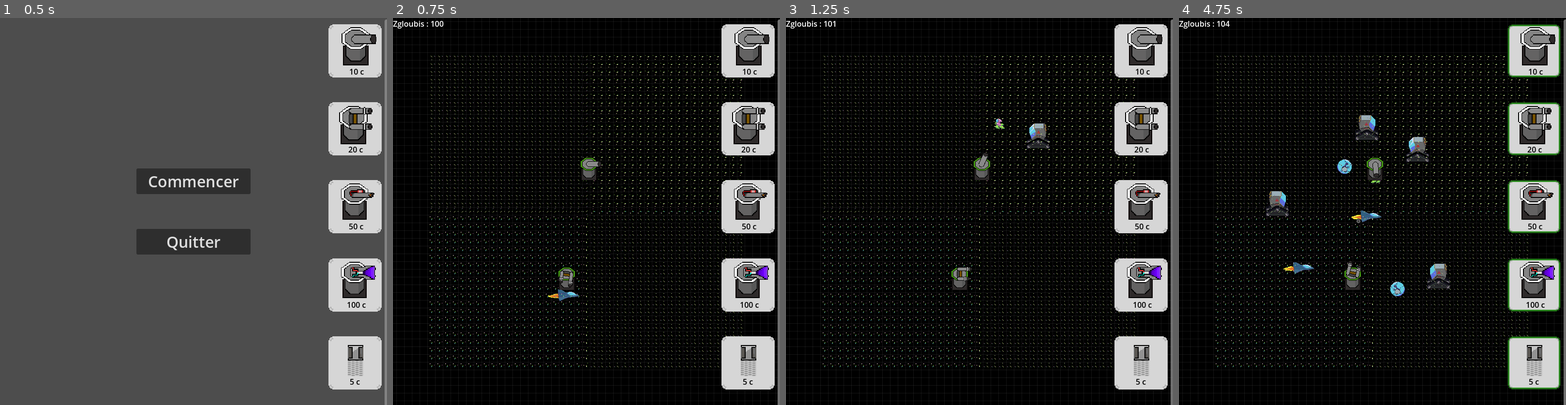
Above: before the commit, frames 1-4 (left to right).
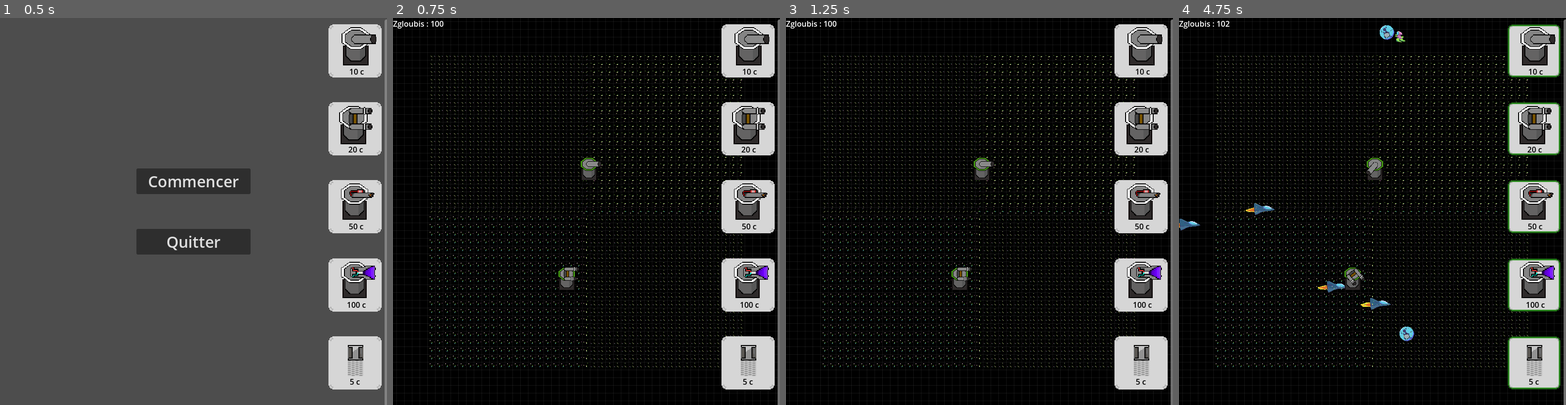
Above: after the commit, the same moments.

Repository: Cax36940/WonderJamDogot
Game: Godot game, scene res://main.tscn
The game is run twice, just before and just after one commit, with the same random seed, the same clock (stepped at 60 frames per second) and the same inputs.
Inputs (mouse positions are in pixels of both pictures, inside the frame that each line leads up to):
- Up to frame 1 (0.5 s): no input
- Up to frame 2 (0.75 s): click "Commencer" at 0.5 s
- Up to frame 3 (1.25 s): no input
- Up to frame 4 (4.75 s): click (1535, 56) at 1.25 s; click (1535, 134) at 2 s; click (1535, 211) at 2.75 s; click (1535, 292) at 3.5 s; click "5 c" at 4.25 s

Frame 1 is identical in both runs. In frame 2, 0.2% of the frame differs, in the area x 40-51%, y 49-74%; in frame 3, 0.3%; in frame 4, 2.2%, in the area x 0-71%, y 0-84%.

Commit message:
Fixed spawning

Diff:
--- a/ennemies/spawner.gd
+++ b/ennemies/spawner.gd
@@ -20,10 +20,19 @@
 
 func spawn():
 	var instance = scene.instantiate()
-	var random_value = randf_range(0, 2*PI)
-	instance.position.x = 200 * cos(random_value)
-	instance.position.y = 200 * sin(random_value)
+	const radius = 600
 	instance.scale *= 0.2
+	var random_value = randi() % 4
+	match random_value:
+		0:
+			instance.position = Vector2(randf_range(-radius,radius),-radius)
+		1:
+			instance.position = Vector2(radius,randf_range(-radius,radius))
+		2:
+			instance.position = Vector2(randf_range(-radius,radius),radius)
+		3:
+			instance.position = Vector2(-radius,randf_range(-radius,radius))
+
 	var random_ennemy: int = randi_range(0,3)
 	if random_ennemy == 0 :
 		instance.setup1()
--- a/grid/grid.gd
+++ b/grid/grid.gd
@@ -8,7 +8,7 @@
 
 func _init(size: Vector2 = Vector2(40,40)) -> void:
 	grid_size = size
-	center = grid_size / 2
+	center = Vector2(int(grid_size.x / 2),int(grid_size.y / 2))
 
 func _ready() -> void:
 	init_grid()
@@ -31,7 +31,7 @@
 func distance_to_center(x:int,y:int):
 	return abs(x - center.x) + abs(y-center.y)
 
-func update_weight(x:int,y:int,weight:int):
+func update_weight(x:int,y:int,weight:float):
 	grid[y][x].weight = distance_to_center(x,y) + weight
 
 func compute_best_neighbour(coords:Vector2) -> Vector2:
--- a/pathfinding/pathfinding.gd
+++ b/pathfinding/pathfinding.gd
@@ -21,17 +21,17 @@
 
 func _process(_delta) -> void:
 	for child in spawner.get_children():
-		var curr_cell = grid.grid[int(child.global_position.y / 16)][int(child.global_position.x / 16)]
-		var old_velocity = child.velocity
-		child.velocity = curr_cell.direction * 16 * child.speed
-
-		if old_velocity != child.velocity:
-			print(int(child.global_position.y / 16)," ",int(child.global_position.x / 16))
-			print("NNNNNo")
-			print(curr_cell.direction)
-		#print(child.velocity)
-		if curr_cell == grid.grid[grid.center.y][grid.center.x]:
-			child.queue_free()
+		var pos = child.global_position
+		var pos_grid = Vector2(int(pos.x/16),int(pos.y/16))
+		if not grid.is_in_grid(pos_grid):
+			print(grid.center)
+			child.velocity = Vector2i((grid.center * 16 - pos) * child.speed / 16)
+		else :
+			var curr_cell = grid.grid[pos_grid.y][pos_grid.x]
+			var old_velocity = child.velocity
+			child.velocity = curr_cell.direction * 16 * child.speed
+			if curr_cell == grid.grid[grid.center.y][grid.center.x]:
+				child.queue_free()
 
 func update_weights() -> void:
 	var grid_objects = object_container.get_children()
